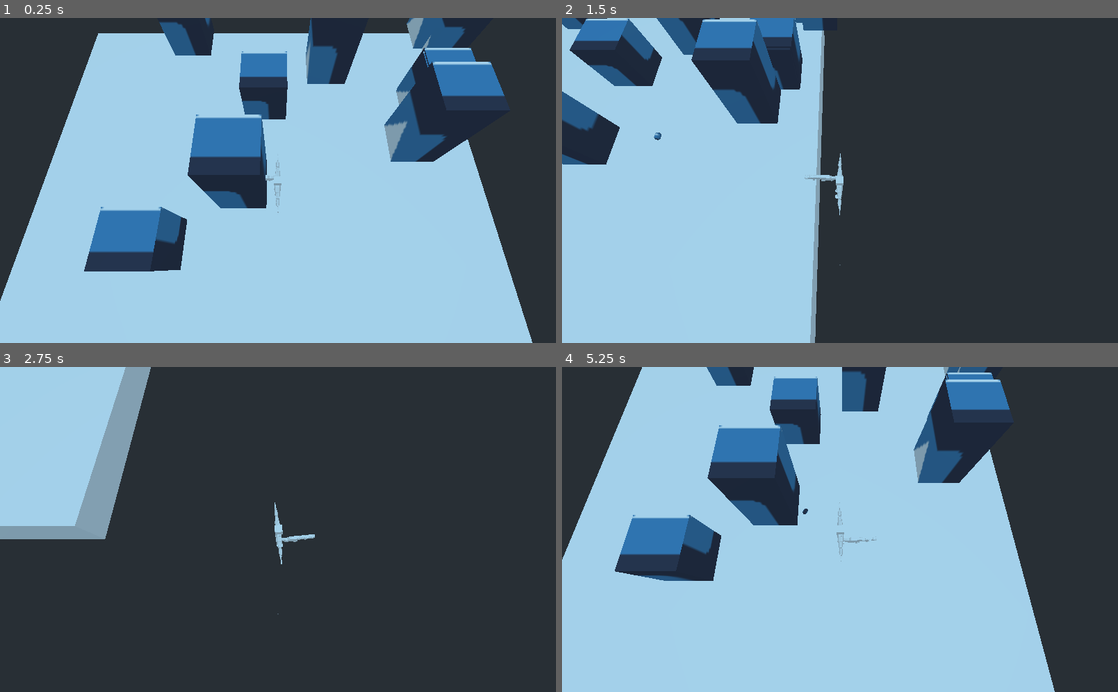
Above: before the commit, frames 1-4 (two rows, left to right).
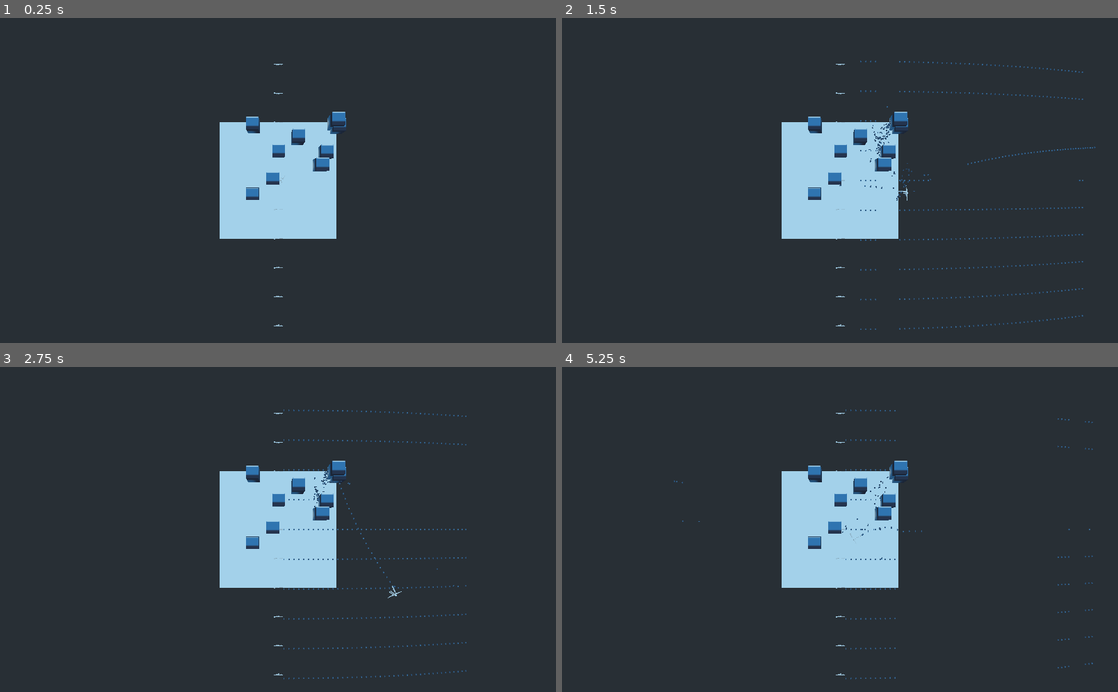
Above: after the commit, the same moments.

Repository: orionnye/GodotTopDown
Game: Godot game, scene res://Map.tscn
Same seed, same stepped clock (60 frames per second), same inputs: the game is played once before the commit and once after it.
Inputs (mouse positions are in pixels of both pictures, inside the frame that each line leads up to):
- Up to frame 1 (0.25 s): no input
- Up to frame 2 (1.5 s): tap Enter at 0.5 s; move the mouse to (962, 164) at 0.52 s; hold Right (ui_right) 0.53-1.28 s; hold Space (shoot) 0.53-1.28 s; move the mouse to (728, 196) at 1.27 s; hold Down (ui_down) from 1.28 s (still down); tap Space (shoot) at 1.35 s
- Up to frame 3 (2.75 s): move the mouse to (333, 458) at 2.02 s; release Down (ui_down) at 2.03 s; hold Right (ui_right) from 2.03 s (still down); hold Space (shoot) from 2.03 s (still down)
- Up to frame 4 (5.25 s): move the mouse to (812, 594) at 2.77 s; release Right (ui_right) at 2.78 s; release Space (shoot) at 2.78 s; hold Up (ui_up) 2.78-3.53 s; tap Space (shoot) at 2.85, 4.35 s; move the mouse to (1006, 578) at 3.52 s; hold Space (shoot) 3.53-4.28 s; hold Left (ui_left) 3.53-5.03 s; move the mouse to (673, 480) at 4.27 s; move the mouse to (867, 529) at 5.02 s; hold Down (ui_down) from 5.03 s (still down); hold Space (shoot) from 5.03 s (still down)

The runs differ from the first frame. In frame 1, 68% of the frame differs, in the area x 0-96%, y 0-100%; in frame 2, 45%; in frame 3, 20%; in frame 4, 65%.

Commit message:
Camera position is fixed, player rotation has been fixed. Projectiles look like they're working correctly now

Diff:
--- a/MapInit.gd
+++ b/MapInit.gd
@@ -22,11 +22,11 @@
 		cube.scale = Vector3(1, 1+yChange, 1)
 		add_child(cube)
 
-#	for i in 10:
-#		var gun = gunScene.instance()
-#		gun.translate(Vector3(0, 0, (i-5)*5))
-#		gun.set_rotation(Vector3(0, PI/2, 0))
-#		add_child(gun)
+	for i in 10:
+		var gun = gunScene.instance()
+		gun.translate(Vector3(0, 0, (i-5)*5))
+		gun.set_rotation(Vector3(0, PI/2, 0))
+		add_child(gun)
 
 	var playerInstance = playerScene.instance()
 	add_child(playerInstance)
--- a/Scenes/BulletMoving.gd
+++ b/Scenes/BulletMoving.gd
@@ -8,8 +8,18 @@
 	birthTime = Time.get_ticks_msec()
 	var this = $"."
 	var bulletPosition = this.get_global_transform().origin
+	var _timer = Timer.new()
+	add_child(_timer)
+	_timer.connect("timeout", self, "_on_Timer_timeout")
+	_timer.set_wait_time(1.0)
+	_timer.start()
 #	this.apply_impulse(velocity, bulletPosition)
 #	this.velocity = this.velocity*decay
 
+func _on_Timer_timeout():
+	var this = $"."
+	var parent = get_parent()
+	parent.remove_child(this)
+
 func _integrate_forces(state):
 	pass
--- a/Scenes/Camera.gd
+++ b/Scenes/Camera.gd
@@ -1,8 +1,8 @@
 extends Camera
 
 # Called when the node enters the scene tree for the first time.
-export var cameraRotation = Vector3(-1.221731, 3.141593, 0)
-export var cameraOffset = Vector3(0, 10, -3)
+export var cameraRotation = Vector3(-PI/2, PI, 0)
+#export var cameraOffset = Vector3(0, 10, -3)
 
 func _ready():
 	pass # Replace with function body.
@@ -12,7 +12,7 @@
 	var this = $"."
 	var player = $"./.."
 	var playerOffset = player.rotation
-	this.global_transform.origin = Vector3(0, 40, -20)
-#	this.set_global_rotation(cameraRotation)
-	this.rotation = cameraRotation - playerOffset
-	this.transform.origin = cameraOffset.rotated(Vector3(0, 1, 0), -player.rotation.y )
+	this.global_transform.origin = Vector3(0, 40, 0)
+	this.set_global_rotation(cameraRotation)
+#	this.rotation = cameraRotation - playerOffset
+#	this.transform.origin = cameraOffset.rotated(Vector3(0, 1, 0), -player.rotation.y )
--- a/Scenes/Gun.gd
+++ b/Scenes/Gun.gd
@@ -22,7 +22,7 @@
 # Called every frame. 'delta' is the elapsed time since the previous frame.
 func _process(delta):
 	var this = $"."
-	if Input.is_action_just_pressed("shoot"):
+	if Input.is_action_pressed("shoot"):
 		var bullet = bulletScene.instance()
 		var globalRotation = this.get_global_rotation()
 		var rotation = fmod(globalRotation.y, PI*2)
--- a/Scenes/Player.tscn
+++ b/Scenes/Player.tscn
@@ -19,7 +19,7 @@
 shape = SubResource( 1 )
 
 [node name="Camera" type="Camera" parent="."]
-transform = Transform( -1, -8.21506e-08, 2.99003e-08, 0, 0.34202, 0.939693, -8.74228e-08, 0.939693, -0.34202, 0, 10, -3 )
+transform = Transform( -1, 8.74228e-08, 3.82137e-15, 0, -4.37114e-08, 1, 8.74228e-08, 1, 4.37114e-08, 0, 10, 0 )
 script = ExtResource( 3 )
 
 [node name="Gun" parent="." instance=ExtResource( 4 )]
--- a/Scenes/PlayerMovement.gd
+++ b/Scenes/PlayerMovement.gd
@@ -9,7 +9,15 @@
 #Global tools
 onready var map = $"../."
 onready var this= $"."
+onready var cam = $"Camera"
 
+func _ready():
+	var _timer = Timer.new()
+	add_child(_timer)
+
+	_timer.connect("timeout", self, "_on_Timer_timeout")
+	_timer.set_wait_time(1.0)
+	_timer.start()
 func _process(delta):
 	var direction = Vector3.ZERO
 	if Input.is_action_pressed("ui_right") && velocity.length() < maxSpeed:
@@ -26,12 +34,25 @@
 
 	var screenDimensions = get_viewport().get_visible_rect().size
 	var midScreen = screenDimensions/2
-	var mousePos = get_viewport().get_mouse_position()
+	var _mousePos = get_viewport().get_mouse_position()
 
-	var mouseDirection = midScreen - mousePos
-	var playerPos = this.get_global_transform().origin
-	var mousePosInSpace = playerPos + Vector3(mouseDirection.x, 0, mouseDirection.y)
+	var _playerPos = this.get_global_transform().origin
+	var playerPos = cam.unproject_position(_playerPos)
+
+	var mousePos = playerPos - _mousePos
+
 	#this.look_at(Vector3(mouseDirection.x, 0, mouseDirection.y), Vector3(0, 1, 0))
-	this.look_at(Vector3(mousePosInSpace.x, 0, mousePosInSpace.y), Vector3(0, 1, 0))
+	this.look_at(Vector3(mousePos.x, 0, mousePos.y), Vector3(0, 1, 0))
 	this.rotation.x = 0
 	this.rotation.z = 0
+
+
+func _on_Timer_timeout():
+	var cam = $"Camera"
+	var sc = get_viewport().get_mouse_position() / 2
+	var _playerPos = this.get_global_transform().origin
+	var playerPos = cam.unproject_position(_playerPos)
+	var _mousePos = get_viewport().get_mouse_position()
+
+	var mousePos = Vector2(playerPos.x, playerPos.y) - _mousePos
+	print("Mouse pos: ", _mousePos, "\nPlayer pos: ", playerPos)
